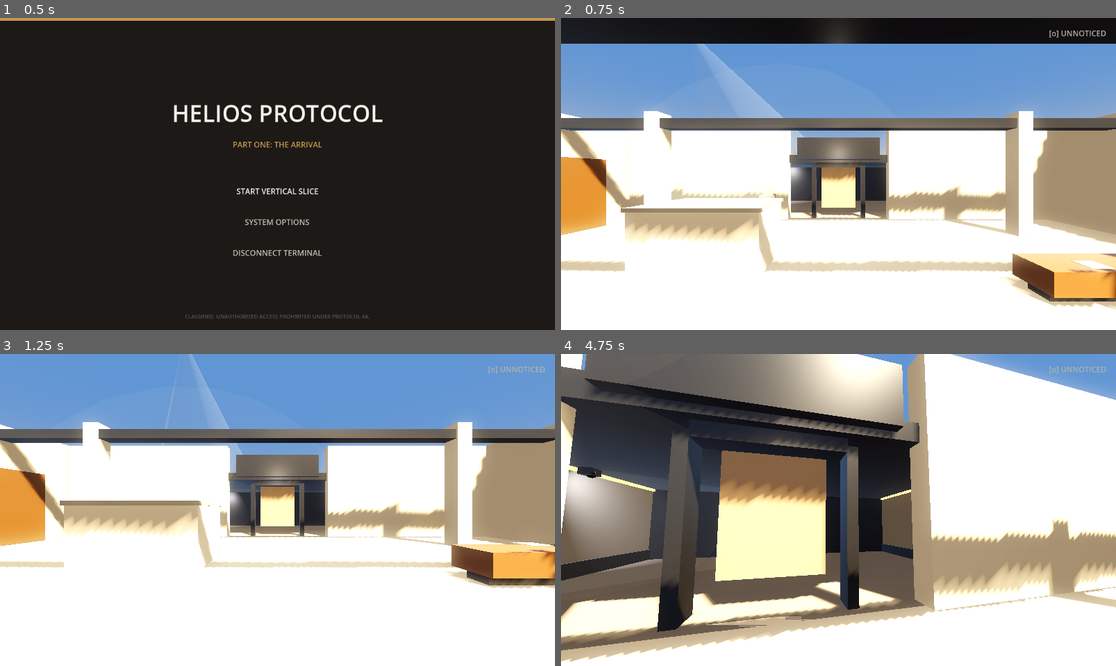
Above: before the commit, frames 1-4 (two rows, left to right).
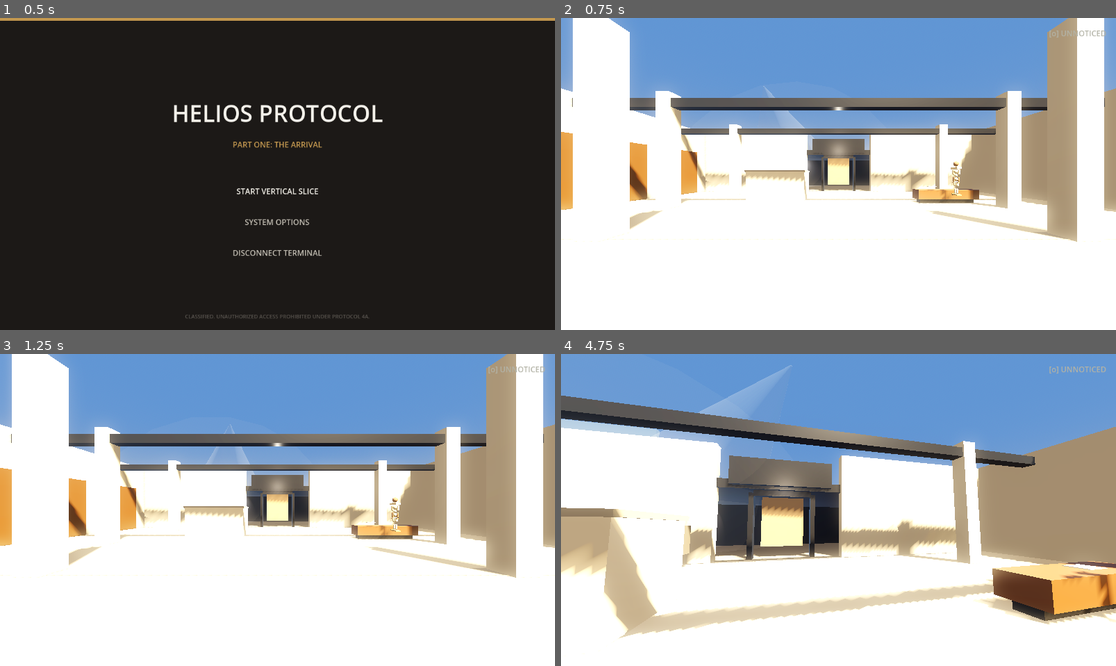
Above: after the commit, the same moments.

Repository: Adhiraaj-Deb/helios-protocol
Game: Godot game, scene res://scenes/core/boot.tscn
The game is run twice, just before and just after one commit, with the same random seed, the same clock (stepped at 60 frames per second) and the same inputs.
Inputs (mouse positions are in pixels of both pictures, inside the frame that each line leads up to):
- Up to frame 1 (0.5 s): no input
- Up to frame 2 (0.75 s): click "START VERTICAL SLICE" at 0.5 s
- Up to frame 3 (1.25 s): no input
- Up to frame 4 (4.75 s): tap Enter (ui_accept) at 1.25, 1.52, 2.27, 3.77, 4.52 s; move the mouse to (866, 510) at 1.27 s; hold Ctrl (crouch) 1.28-2.03 s; hold W (move_forward) from 1.28 s (still down); move the mouse to (810, 510) at 2.02 s; tap Space (dialogue_advance) at 2.1 s; move the mouse to (849, 503) at 2.77 s; tap I (evidence_toggle) at 2.85 s; move the mouse to (832, 516) at 3.52 s; tap F (inspect) at 3.6 s; move the mouse to (877, 513) at 4.27 s; tap E (interact) at 4.35 s

Frame 1 is identical in both runs. In frame 2, 46% of the frame differs, in the area x 0-100%, y 0-94%; in frame 3, 32%; in frame 4, 78%, in the area x 0-100%, y 0-99%.

Commit message:
Refine island integration: scale 4x, fix black background shader, and improve texture loading

Diff:
--- /dev/null
+++ b/assets/shaders/island_cutout.gdshader
@@ -0,0 +1,32 @@
+shader_type spatial;
+render_mode blend_mix, depth_draw_opaque, cull_back, diffuse_burley, specular_schlick_ggx;
+
+uniform sampler2D albedo_tex : source_color, filter_linear_mipmap, repeat_disable;
+uniform bool has_texture = false;
+uniform float discard_threshold : hint_range(0.0, 1.0) = 0.1;
+uniform float roughness : hint_range(0.0, 1.0) = 0.85;
+
+void fragment() {
+	vec3 base_color = vec3(0.5, 0.45, 0.4); // Sand/Rock fallback color
+	float alpha_val = 1.0;
+
+	if (has_texture) {
+		vec4 col = texture(albedo_tex, UV);
+		base_color = col.rgb;
+
+		// Calculate luminance using perceptual weights
+		float lum = dot(col.rgb, vec3(0.299, 0.587, 0.114));
+
+		// Discard fragments where the texture is essentially black (padding/void)
+		if (lum < discard_threshold) {
+			alpha_val = 0.0;
+		}
+	}
+
+	ALPHA = alpha_val;
+	ALPHA_SCISSOR_THRESHOLD = 0.5;
+
+	ALBEDO = base_color;
+	ROUGHNESS = roughness;
+	METALLIC = 0.0;
+}
--- a/scenes/main/solaris_isle.tscn
+++ b/scenes/main/solaris_isle.tscn
@@ -53,7 +53,7 @@
 [node name="IslandGLB" parent="IslandTerrain" instance=ExtResource("1_island")]
 
 [node name="ExistingHouseScene" parent="." instance=ExtResource("2_house")]
-transform = Transform3D(1, 0, 0, 0, 1, 0, 0, 0, 1, 0, 2, 0)
+transform = Transform3D(1, 0, 0, 0, 1, 0, 0, 0, 1, 0, 0.3, 0)
 
 [node name="Player" parent="." instance=ExtResource("3_player")]
-transform = Transform3D(1, 0, 0, 0, 1, 0, 0, 0, 1, 0, 4, 0)
+transform = Transform3D(1, 0, 0, 0, 1, 0, 0, 0, 1, 0, 1.2, 6.0)
--- a/scripts/world/island_loader.gd
+++ b/scripts/world/island_loader.gd
@@ -2,24 +2,20 @@
 
 # ============================================================
 # IslandLoader
-# - Scales island 4x (0.008 total)
-# - Centers island at world origin
-# - Applies alpha-scissor material to cut black padding
-# - Generates trimesh collision on every mesh surface
-# - Disables fog
+# Handles: scale, centering, luminance-discard shader (removes
+# black UV padding), solid trimesh collision, fog off.
 # ============================================================
 
-const SCALE: float = 0.008        # 4x the previous 0.002
-const ALPHA_CUTOFF: float = 0.08  # Black pixels (< 8% brightness) become invisible
+const SCALE: float = 0.032        # 4x the previous 0.008
 
-# GLB raw bounds: X=88055, Z=68487 → at scale 0.008: 704m × 548m
-# Center offsets cancel the [0..max] range so island is at world origin
-const OFFSET_X: float = -(88055.0 * SCALE / 2.0)   # -352.22
-const OFFSET_Z: float = -(68487.0 * SCALE / 2.0)   # -273.95
+# GLB raw bounds: X=88055, Z=68487 → at 0.032: 2817.8m × 2191.6m
+# Negative half-extents center the island mesh at world origin
+# We shift it slightly more (0.42 instead of 0.5) to bring the landmass closer if it's off-center
+const OFFSET_X: float = -(88055.0 * SCALE * 0.42)
+const OFFSET_Z: float = -(68487.0 * SCALE * 0.42)
 
 func _ready() -> void:
-	# This node sits at world origin; the GLB child handles its own offset
-	global_position = Vector3.ZERO
+	global_position = Vector3(0, -0.5, 0) # Slightly below room floor
 	call_deferred("_setup")
 
 func _setup() -> void:
@@ -34,64 +30,78 @@
 
 # ----------------------------------------------------------
 func _configure_island_glb() -> void:
-	# The child "IslandGLB" is the instanced PackedScene from Island.glb
 	var island_glb := get_node_or_null("IslandGLB") as Node3D
 	if island_glb == null:
 		push_error("IslandLoader: child 'IslandGLB' not found!")
 		return
 
-	# Apply 4x scale and center the island at world origin
+	# Apply 4x scale and center at world origin
 	island_glb.transform = Transform3D(
 		Basis().scaled(Vector3(SCALE, SCALE, SCALE)),
 		Vector3(OFFSET_X, 0.0, OFFSET_Z)
 	)
 
-	# Walk the GLB subtree: fix material transparency + add collision
+	# Load the cutout shader
+	var shader := load("res://assets/shaders/island_cutout.gdshader") as Shader
+
 	var mesh_count := 0
-	_process_node(island_glb, mesh_count)
-	print("IslandLoader: configured %d mesh(es). Island is %.0fm × %.0fm." % [
-		mesh_count,
-		88055.0 * SCALE,
-		68487.0 * SCALE
+	_process_node(island_glb, shader, mesh_count)
+	print("IslandLoader: %d mesh(es) configured. Island ≈ %.0fm × %.0fm." % [
+		mesh_count, 88055.0 * SCALE, 68487.0 * SCALE
 	])
 
 # ----------------------------------------------------------
-func _process_node(node: Node, mesh_count: int) -> void:
+func _process_node(node: Node, shader: Shader, mesh_count: int) -> void:
 	if node is MeshInstance3D:
 		var mi := node as MeshInstance3D
 		if mi.mesh != null:
-			# Fix material: use the GLB's own embedded material but enable alpha scissor
-			# to cut away the black UV padding regions
 			for s in range(mi.mesh.get_surface_count()):
-				var original_mat := mi.mesh.surface_get_material(s)
-				var mat := StandardMaterial3D.new()
+				# Try to grab the material from the MeshInstance (override) or the Mesh resource
+				var original_mat := mi.get_active_material(s)
+				if original_mat == null:
+					original_mat = mi.mesh.surface_get_material(s)
 
-				# Copy base color texture from original if available
+				var albedo_tex: Texture2D = null
 				if original_mat is BaseMaterial3D:
-					mat.albedo_texture = (original_mat as BaseMaterial3D).albedo_texture
+					albedo_tex = (original_mat as BaseMaterial3D).albedo_texture
 				elif original_mat is ShaderMaterial:
-					# Fallback: try albedo param
-					var t = original_mat.get_shader_parameter("albedo_texture")
-					if t: mat.albedo_texture = t
+					albedo_tex = original_mat.get_shader_parameter("albedo_tex") as Texture2D
 
-				# Alpha scissor: discard pixels where luminance < threshold
-				# Black padding pixels will be invisible, island stays solid
-				mat.transparency = BaseMaterial3D.TRANSPARENCY_ALPHA_SCISSOR
-				mat.alpha_scissor_threshold = ALPHA_CUTOFF
-				mat.cull_mode = BaseMaterial3D.CULL_BACK
-				mat.roughness = 0.85
-				mat.metallic = 0.0
+				# Fallback: If texture is missing from material, try to load it from the expected path
+				if albedo_tex == null:
+					var fallback_path = "res://assets/models/island/Island_0.png"
+					if FileAccess.file_exists(fallback_path):
+						albedo_tex = load(fallback_path) as Texture2D
+						print("IslandLoader: Applied fallback texture to %s" % mi.name)
+					else:
+						# Try one more location
+						fallback_path = "res://assets/models/Island_0.png"
+						if FileAccess.file_exists(fallback_path):
+							albedo_tex = load(fallback_path) as Texture2D
+							print("IslandLoader: Applied secondary fallback texture to %s" % mi.name)
 
+				# Build the ShaderMaterial with luminance-discard
+				var mat := ShaderMaterial.new()
+				mat.shader = shader
+				if albedo_tex:
+					mat.set_shader_parameter("albedo_tex", albedo_tex)
+					mat.set_shader_parameter("has_texture", true)
+				else:
+					mat.set_shader_parameter("has_texture", false)
+					print("IslandLoader: WARNING - No texture found for surface %d of %s" % [s, mi.name])
+
+				mat.set_shader_parameter("discard_threshold", 0.1) # Lowered slightly for safety
+				mat.set_shader_parameter("roughness", 0.85)
 				mi.set_surface_override_material(s, mat)
 
-			# Add solid trimesh collision as a StaticBody3D child of this MeshInstance3D
-			# (Inherits the mesh's local transform automatically)
+			# Add trimesh collision as StaticBody3D child (if not already present)
 			if not _has_static_body(mi):
 				var sb := StaticBody3D.new()
 				sb.collision_layer = 1
 				sb.collision_mask = 0
 				sb.name = "IslandCollision"
 				var cs := CollisionShape3D.new()
+				# Use a high-quality trimesh shape for solid collision
 				cs.shape = mi.mesh.create_trimesh_shape()
 				sb.add_child(cs)
 				mi.add_child(sb)
@@ -99,7 +109,7 @@
 			mesh_count += 1
 
 	for child in node.get_children():
-		_process_node(child, mesh_count)
+		_process_node(child, shader, mesh_count)
 
 func _has_static_body(node: Node) -> bool:
 	for c in node.get_children():
